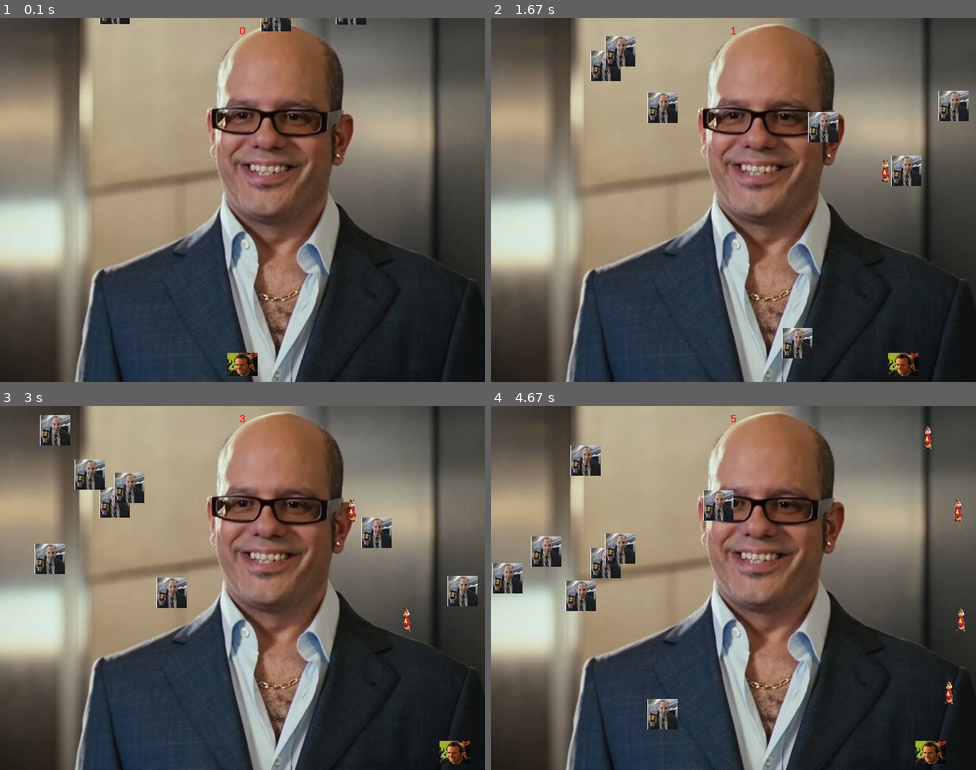
Above: before the commit, frames 1-4 (two rows, left to right).
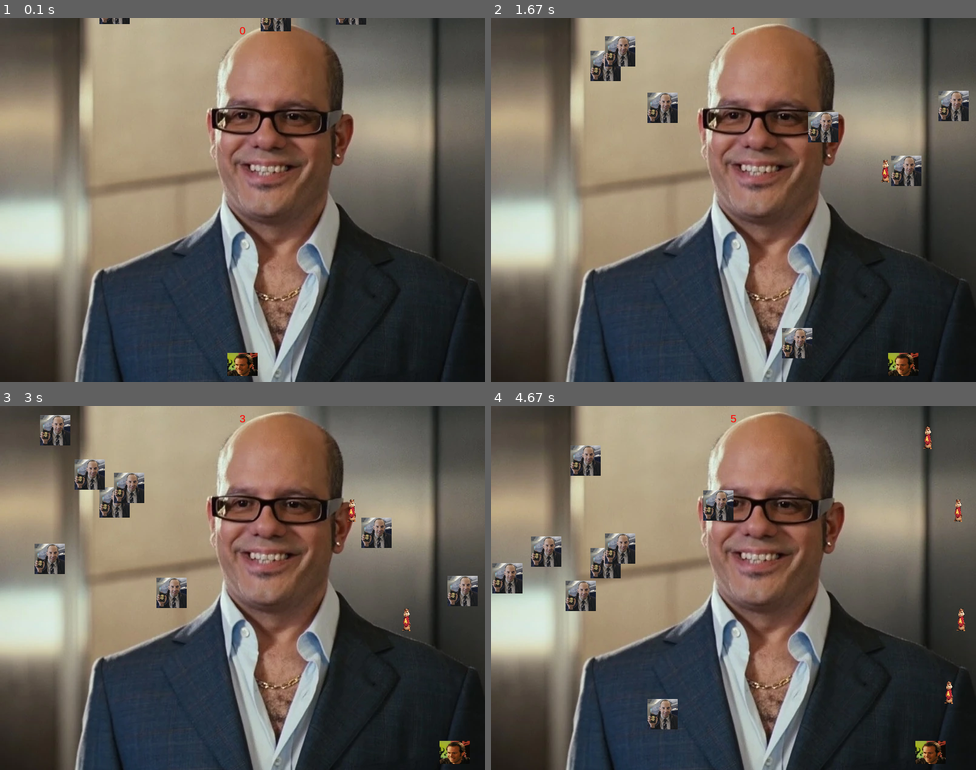
Above: after the commit, the same moments.

Repository: Knight-Thomas/My-pygame-App
Game: pygame game, started from myGameApp.py
The game is run twice, just before and just after one commit, with the same random seed, the same clock (stepped at 60 frames per second) and the same inputs.
Inputs:
- Up to frame 1 (0.1 s): no input
- Up to frame 2 (1.67 s): hold Right 0.33-0.8 s; hold Right 0.83-1.3 s; tap Space at 0.9, 1.2 s
- Up to frame 3 (3 s): hold Left 1.9-2.3 s; tap Space at 1.97, 2.27, 2.4, 2.7 s; hold Right 2.33-2.97 s
- Up to frame 4 (4.67 s): hold Left 3-3.47 s; tap Space at 3.07, 3.37, 3.57, 3.87, 4.07, 4.37, 4.57 s; hold Right 3.5-3.97 s; hold Right 4-4.47 s; hold Left from 4.5 s (still down)

The runs differ from the first frame. In frame 1, 0.2% of the frame differs, in the area x 20-74%, y 0-4%; in frame 2, 1.6%; in frame 3, 1.8%; in frame 4, 1.8%, in the area x 0-50%, y 10-89%.

Commit message:
changing the James-Suggs picture to improve quality

Diff:
--- a/myGameApp.py
+++ b/myGameApp.py
@@ -35,7 +35,7 @@
 #load other images
 player_img = pg.image.load(path.join(img_dir, "Dave-Seville.jpeg")).convert()
 bullet_img = pg.image.load(path.join(img_dir, 'Alvin-Seville.TIFF')).convert()
-mob_img = pg.image.load(path.join(img_dir, 'James-Suggs.webp')).convert()
+mob_img = pg.image.load(path.join(img_dir, 'James-Suggs.TIFF')).convert()
 
 font_name = pg.font.match_font('arial')
 
Binary file added: img/James-Suggs.TIFF
Binary file removed: img/James-Suggs.webp
